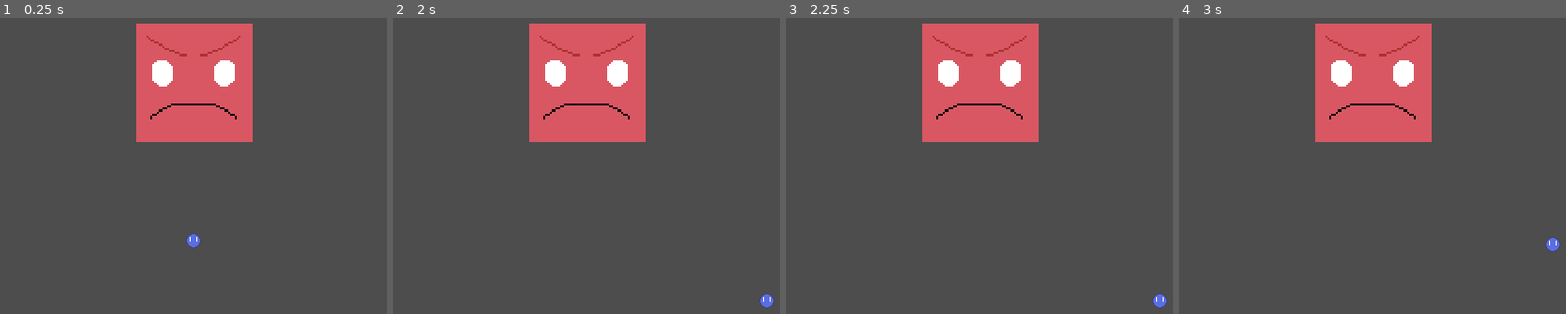
Above: before the commit, frames 1-4 (left to right).
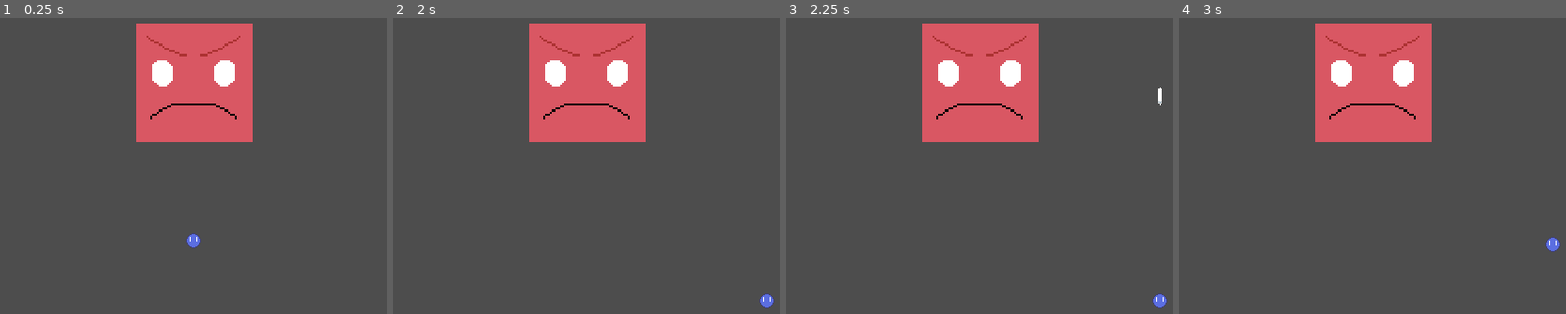
Above: after the commit, the same moments.

Repository: theloosygoose/new_battle_mechanics
Game: Godot game, scene res://battle_scene/battle_scene.tscn
Two runs of this game, one before a commit and one after it. Both use one fixed random seed, a clock stepped at 60 frames per second and the inputs below.
Inputs:
- Up to frame 1 (0.25 s): no input
- Up to frame 2 (2 s): tap Enter at 0.5 s; hold D (move_right) 0.53-1.28 s; hold S (move_down) from 1.28 s (still down)
- Up to frame 3 (2.25 s): tap Space at 2 s; release S (move_down) at 2.03 s; hold D (move_right) from 2.03 s (still down)
- Up to frame 4 (3 s): tap Enter at 2.75 s; release D (move_right) at 2.78 s; hold W (move_up) from 2.78 s (still down)

Frames 1-2 are identical in both runs. In frame 3, less than 0.1% of the frame differs, in the area x 96-98%, y 23-30%; in frame 4, nothing differs.

Commit message:
shooter_resource configs to setup enemies using same component

Diff:
--- a/battle_scene/battle_scene.tscn
+++ b/battle_scene/battle_scene.tscn
@@ -8,8 +8,8 @@
 [ext_resource type="Script" path="res://battle_scene/battle_manager/BattleManager.gd" id="2_cb1gt"]
 [ext_resource type="Resource" uid="uid://drdrl4fttnsu8" path="res://battle_scene/player/character_resources/01_character.tres" id="3_w43na"]
 [ext_resource type="Texture2D" uid="uid://3y1rjn5e50tg" path="res://battle_scene/player/sprite/blue_circle.png" id="5_8m1uu"]
-[ext_resource type="Resource" uid="uid://503h1lcga3wm" path="res://battle_scene/components/shooter/shooter_resources/shooter_player.tres" id="5_dsbdn"]
 [ext_resource type="PackedScene" uid="uid://byl0w62oufr02" path="res://battle_scene/projectiles/scenes/projectile_base.tscn" id="6_bknlh"]
+[ext_resource type="Script" path="res://battle_scene/components/shooter/shooter_resource.gd" id="9_2ebkg"]
 [ext_resource type="Script" path="res://battle_scene/enemies/enemy.gd" id="9_qyu5c"]
 [ext_resource type="Script" path="res://battle_scene/components/hitboxes/comp_hitbox.gd" id="11_bvfiu"]
 
@@ -18,6 +18,13 @@
 "points": PackedVector2Array(0, 0, 0, 0, 640, 0, 0, 0, 0, 0, 640, 360, 0, 0, 0, 0, 0, 360, 0, 0, 0, 0, 0, 0, 0, 0, 0, 0, 640, 0)
 }
 point_count = 5
+
+[sub_resource type="Resource" id="Resource_fmcyw"]
+script = ExtResource("9_2ebkg")
+cooldown_time = 0.2
+pattern = 0
+trigger = 0
+trigger_input = "action_00"
 
 [sub_resource type="RectangleShape2D" id="RectangleShape2D_o687b"]
 size = Vector2(16, 16)
@@ -56,7 +63,7 @@
 [node name="ShooterComponent" type="Node2D" parent="ActionArea/Player"]
 script = ExtResource("1_28gfm")
 projectile = ExtResource("6_bknlh")
-shooter_resource = ExtResource("5_dsbdn")
+shooter_resource = SubResource("Resource_fmcyw")
 
 [node name="CollisionShape2D" type="CollisionShape2D" parent="ActionArea/Player"]
 shape = SubResource("RectangleShape2D_o687b")
--- a/battle_scene/components/shooter/comp_shooter.gd
+++ b/battle_scene/components/shooter/comp_shooter.gd
@@ -1,20 +1,15 @@
 extends Node2D
 class_name ShooterComponent
 
-
-@export var input_type: Trigger
-enum Trigger{
-	PLAYERTRIGGER,
-	ENEMYTRIGGER
-}
-
-@export var player_input: String
 
 @export var projectile: PackedScene
 @export var shooter_resource: ShooterResource
 
 @onready var cooldown_time: float = shooter_resource.cooldown_time
 #var pattern:= shooter_resource.pattern
+
+@onready var input_type: ShooterResource.Trigger = shooter_resource.trigger
+@onready var input_name: String = shooter_resource.trigger_input
 
 
 var can_shoot: bool = true
@@ -38,11 +33,11 @@
 
 func input_shoot() -> bool:
 	match input_type:
-		Trigger.PLAYERTRIGGER:
-			if Input.is_action_pressed(player_input):
+		ShooterResource.Trigger.PLAYER:
+			if Input.is_action_pressed(input_name):
 				return true
 
-		Trigger.ENEMYTRIGGER:
+		ShooterResource.Trigger.ENEMY:
 				return true
 
 		_:
@@ -58,6 +53,7 @@
 	loaded.position = global_position
 	root.add_child(loaded)
 
+
 func check_cooldown(delta: float) -> void:
 	elapsed_time += delta
 
--- a/battle_scene/components/shooter/shooter_resource.gd
+++ b/battle_scene/components/shooter/shooter_resource.gd
@@ -1,11 +1,34 @@
+@tool
 extends Resource
 class_name ShooterResource
-
 
 enum Pattern {
     STRAIGHT,
     CONE,
 }
 
+enum Trigger {
+	PLAYER,
+	ENEMY
+}
+
 @export var cooldown_time: float
 @export var pattern: Pattern
+
+@export_group("Trigger")
+@export var trigger: Trigger:
+	set(value):
+		trigger = value
+		if value == Trigger.ENEMY:
+			trigger_input = ""
+
+
+@export var trigger_input: String:
+	set(value):
+		if value != "":
+			trigger = Trigger.PLAYER
+			trigger_input = value
+
+		if value == "":
+			trigger = Trigger.ENEMY
+			trigger_input = value
--- a/battle_scene/components/shooter/shooter_resources/shooter_player.tres
+++ b/battle_scene/components/shooter/shooter_resources/shooter_player.tres
@@ -6,3 +6,5 @@
 script = ExtResource("1_j4kje")
 cooldown_time = 0.23
 pattern = 0
+trigger = 1
+trigger_input = "action_00"
--- a/battle_scene/player/Player.gd
+++ b/battle_scene/player/Player.gd
@@ -46,3 +46,6 @@
 	bounds = new_bounds
 	print_debug("FROM PLAYER")
 	print_rich(bounds)
+
+func _process(_delta: float) -> void:
+	pass
Not shown: 1 places in battle_scene/battle_scene.tscn that only renumber resources
